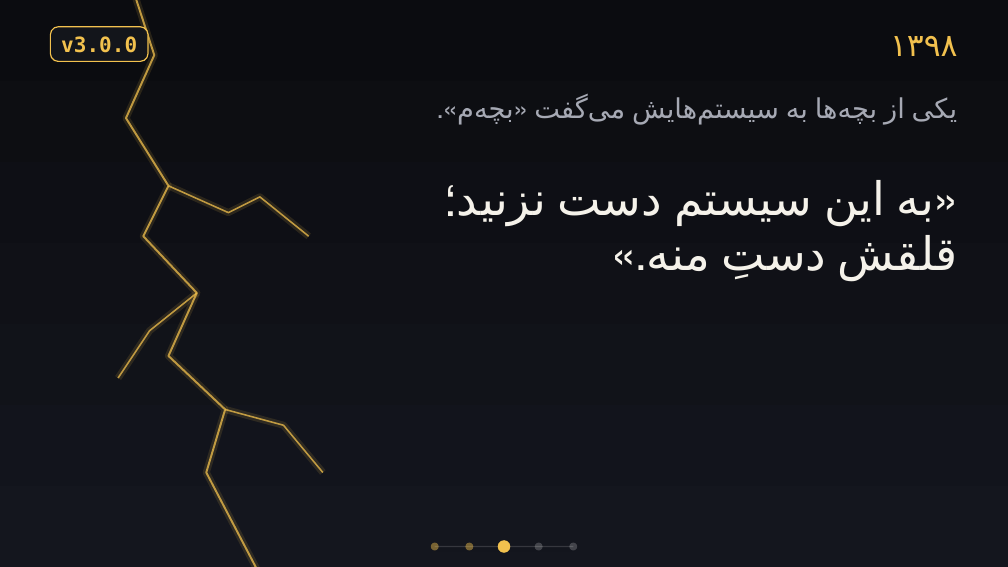
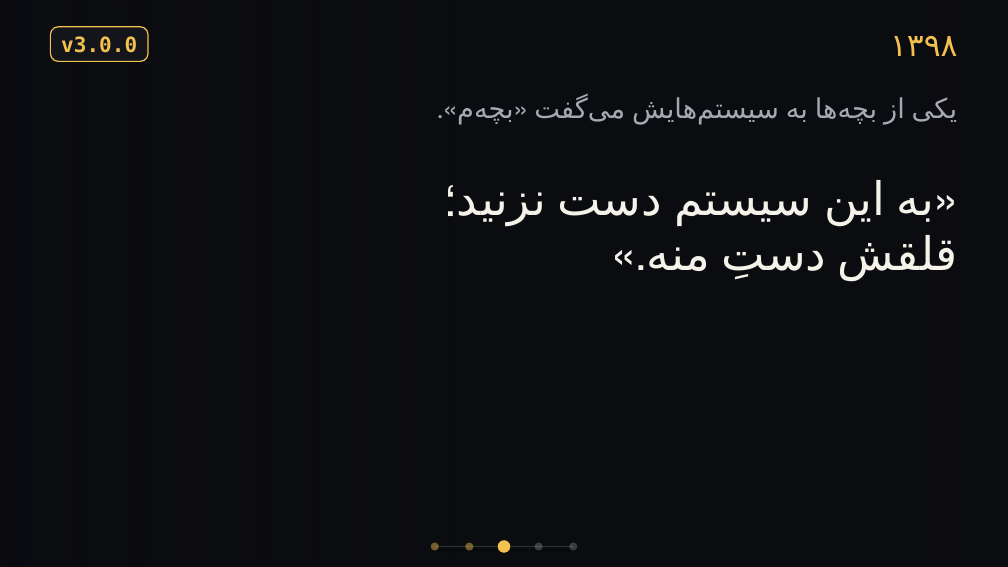
Before and after one commit to aliamani66/eraealiamani, a slide deck: slide 34 of new/BreakingChanges.pptx. Drawn at 1008x567 pixels with LibreOffice and Linux fonts; fonts in the diff are those of the drawing; background and template pictures are left out. Boxes give left, top, right and bottom in pixels: in the first picture for what was removed or moved away, otherwise in the second. Text is boxed around its words. In the diff, an @@ line names an element or a change of style, - is before the commit and + after.

```diff
--- a/new/BreakingChanges.pptx
+++ b/new/BreakingChanges.pptx
@@ rectangle at [0,0,1008,567]: fill gradient #0B0C10 to #14161E to gradient #0B0C10 @@
@@ freeform shape removed at [126,0,260,567] @@
@@ freeform shape removed at [126,0,260,567] @@
@@ freeform shape removed at [169,186,309,237] @@
@@ freeform shape removed at [169,186,309,237] @@
@@ freeform shape removed at [118,293,197,378] @@
@@ freeform shape removed at [118,293,197,378] @@
@@ freeform shape removed at [225,410,323,473] @@
@@ freeform shape removed at [225,410,323,473] @@
```
Also in this commit, not shown: 21 other slides changed.
